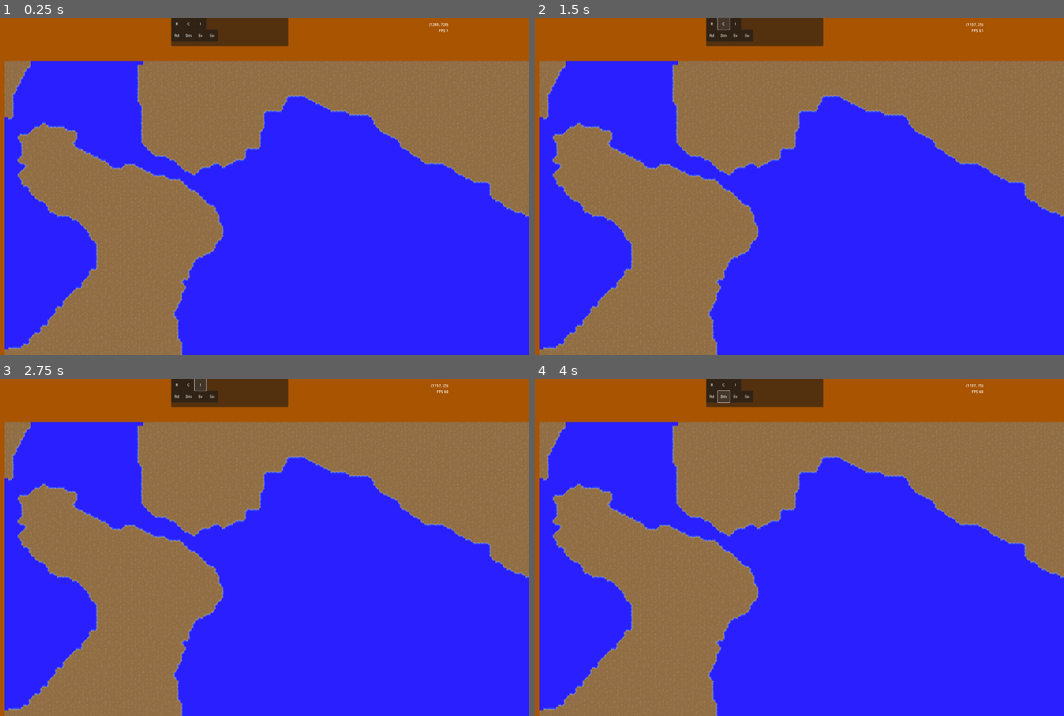
Above: before the commit, frames 1-4 (two rows, left to right).
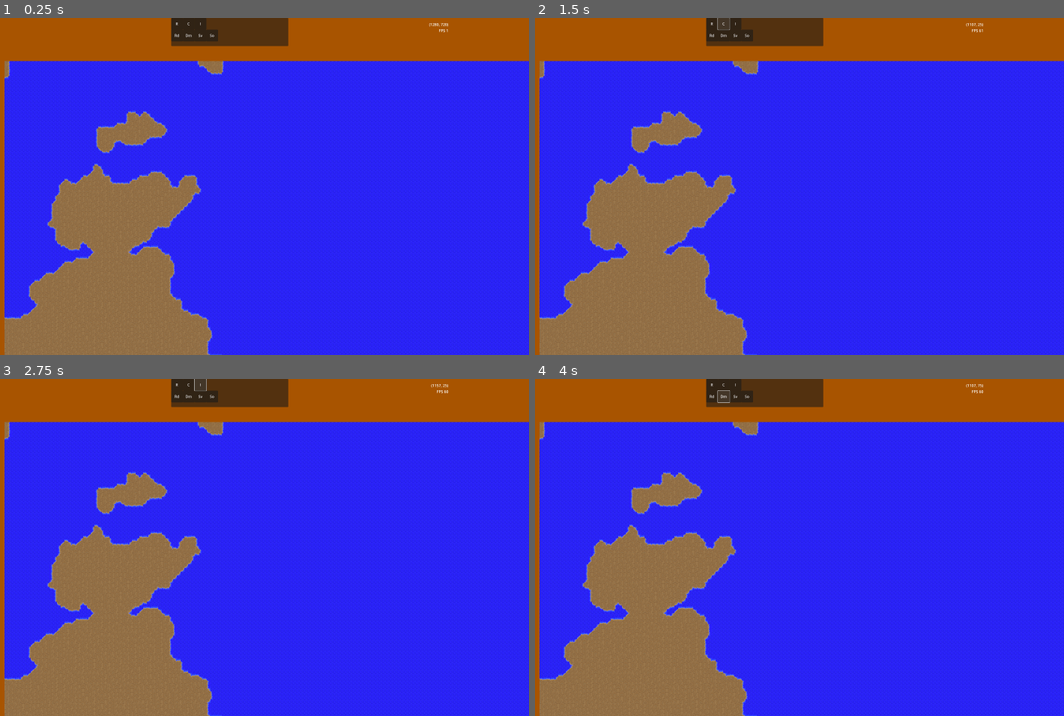
Above: after the commit, the same moments.

Repository: ahakkar/ACSIM
Game: Godot game, scene res://scenes/Main.tscn
Same seed, same stepped clock (60 frames per second), same inputs: the game is played once before the commit and once after it.
Inputs:
- Up to frame 1 (0.25 s): no input
- Up to frame 2 (1.5 s): click "R" at 0.5 s; click "C" at 1.25 s
- Up to frame 3 (2.75 s): click "I" at 2 s
- Up to frame 4 (4 s): click "Rd" at 2.75 s; click "Dm" at 3.5 s

The runs differ from the first frame. In frame 1, 29% of the frame differs, in the area x 0-100%, y 12-100%; in frame 2, 29%; in frame 3, 29%; in frame 4, 29%.

Commit message:
move shoreline setting to be part of set_tilemap_tiles

Diff:
--- a/scripts/Main.gd
+++ b/scripts/Main.gd
@@ -10,7 +10,7 @@
 extends Node
 
 # The idea is for the user to be able to choose the map from GUI later
-var map_filename: String = "res://maps/tampere_10x10km_1000px.png"
+var map_filename: String = "res://maps/tampere_200px_crop.png"
 var _world := World.new()
 var _world_generator := WorldGeneration.new()
 
--- a/scripts/WorldGeneration.gd
+++ b/scripts/WorldGeneration.gd
@@ -14,6 +14,25 @@
 
 var count:int = 0
 
+func choose_tile(tile:Vector2i) -> Vector2i:
+	var surrounding_tiles:Array = []
+
+	# determine which directions have land around the tile
+	for dir in directions:
+		# avoid index out of bounds
+		if (tile.y+dir.y >= Globals.map_image_size.y) or (tile.x+dir.x >= Globals.map_image_size.x):
+			surrounding_tiles.append(Globals.TILE_WATER)
+		elif map_tile_data[tile.y+dir.y][tile.x+dir.x] == Globals.TILE_TERRAIN:
+			surrounding_tiles.append(Globals.TILE_TERRAIN)
+			continue
+		surrounding_tiles.append(Globals.TILE_WATER)
+
+	var selected_tile = match_tile(surrounding_tiles)
+	if selected_tile.x == -1 or selected_tile.y == -1:
+		selected_tile = Vector2i(1,0)
+
+	return selected_tile
+
 func choose_randomly(list_of_entries:Array[int]) -> int:
 	return list_of_entries[randi() % list_of_entries.size()]
 
@@ -40,8 +59,7 @@
 	smooth_land_features()
 	generate_biomes()
 	set_tilemap_tiles()
-	set_shorelines()
-	print(count)
+	#print("Recursions:", count)
 
 	# center camera to world map
 	emit_signal(
@@ -100,44 +118,17 @@
 			else:
 				map_tile_data[y][x] = Globals.TILE_TERRAIN
 
-func set_shorelines() -> void:
-	# for testing avoid map borders to make it simpler to implement
-	for y in range(1, Globals.map_image_size.y-1):
-		for x in range(1, Globals.map_image_size.x-1):
-			# skip tiles with land
-			if map_tile_data[y][x] != Globals.TILE_WATER:
-				continue
-
-			# now we are supposed to be inspecting a tile with land
-			# 1 = water 0 = land
-			var surrounding_tiles:Array = []
-
-			# determine which directions have land around the tile
-			for dir in directions:
-				if map_tile_data[y+dir.y][x+dir.x] == Globals.TILE_TERRAIN:
-					surrounding_tiles.append(Globals.TILE_TERRAIN)
-					continue
-				surrounding_tiles.append(Globals.TILE_WATER)
-
-			var selected_tile = match_tile(surrounding_tiles)
-			if selected_tile.x == -1 or selected_tile.y == -1:
-				continue
-
-			# layer | position coords | tilemap id | coords of the tile at tilemap | alternative tile
-			Globals.world_map.set_cell(Globals.LAYER_TERRAIN, Vector2i(x, y), 2, selected_tile, 0)
-
 func set_tilemap_tiles() -> void:
 	for y in map_tile_data.size():
 		for x in map_tile_data[y].size():
 			# layer | position coords | tilemap id | coords of the tile at tilemap | alternative tile
-			# set water or ground
 			match map_tile_data[y][x]:
 				Globals.TILE_WATER:
 					Globals.world_map.set_cell(
 						Globals.LAYER_TERRAIN,
 						Vector2i(x, y),
 						2,
-						Vector2i(15,5),
+						choose_tile(Vector2i(x, y)), # choose tile based on surrounding tiles
 						0
 					)
 				Globals.TILE_TERRAIN:
@@ -151,6 +142,7 @@
 				_:  #default
 					pass
 
+
 # Fill water tiles, surrounded in 3-4 sides by land, with land.
 # Do it recursively with limit of n recursions!
 func smooth_land_features() -> void:
